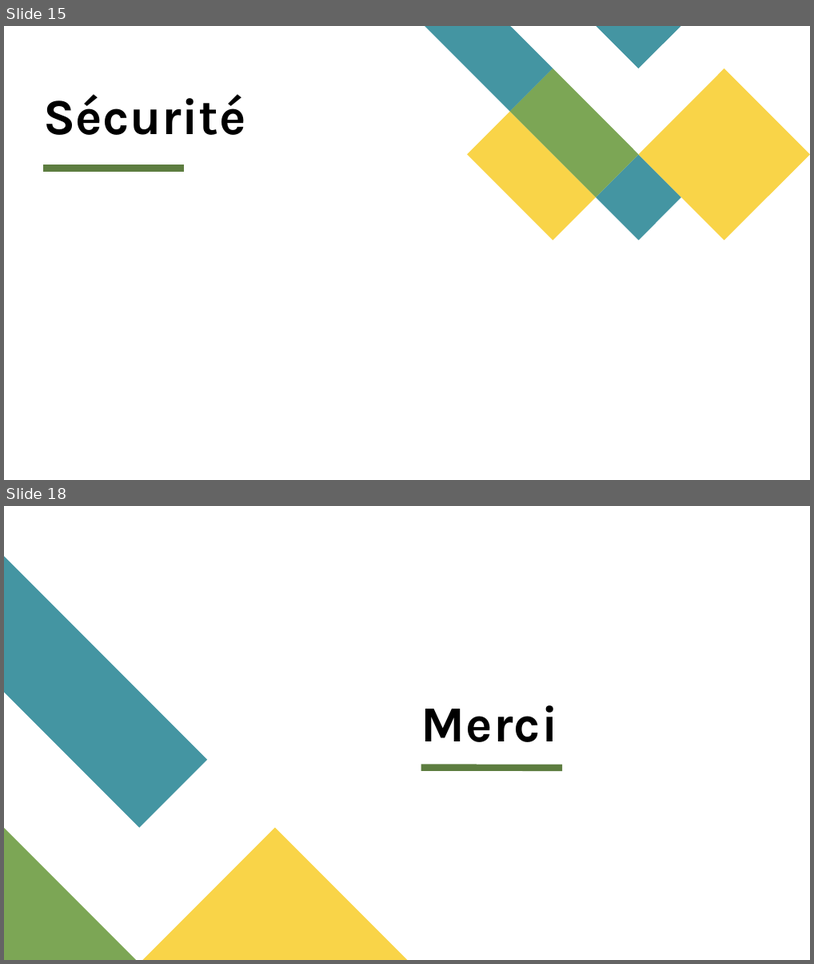
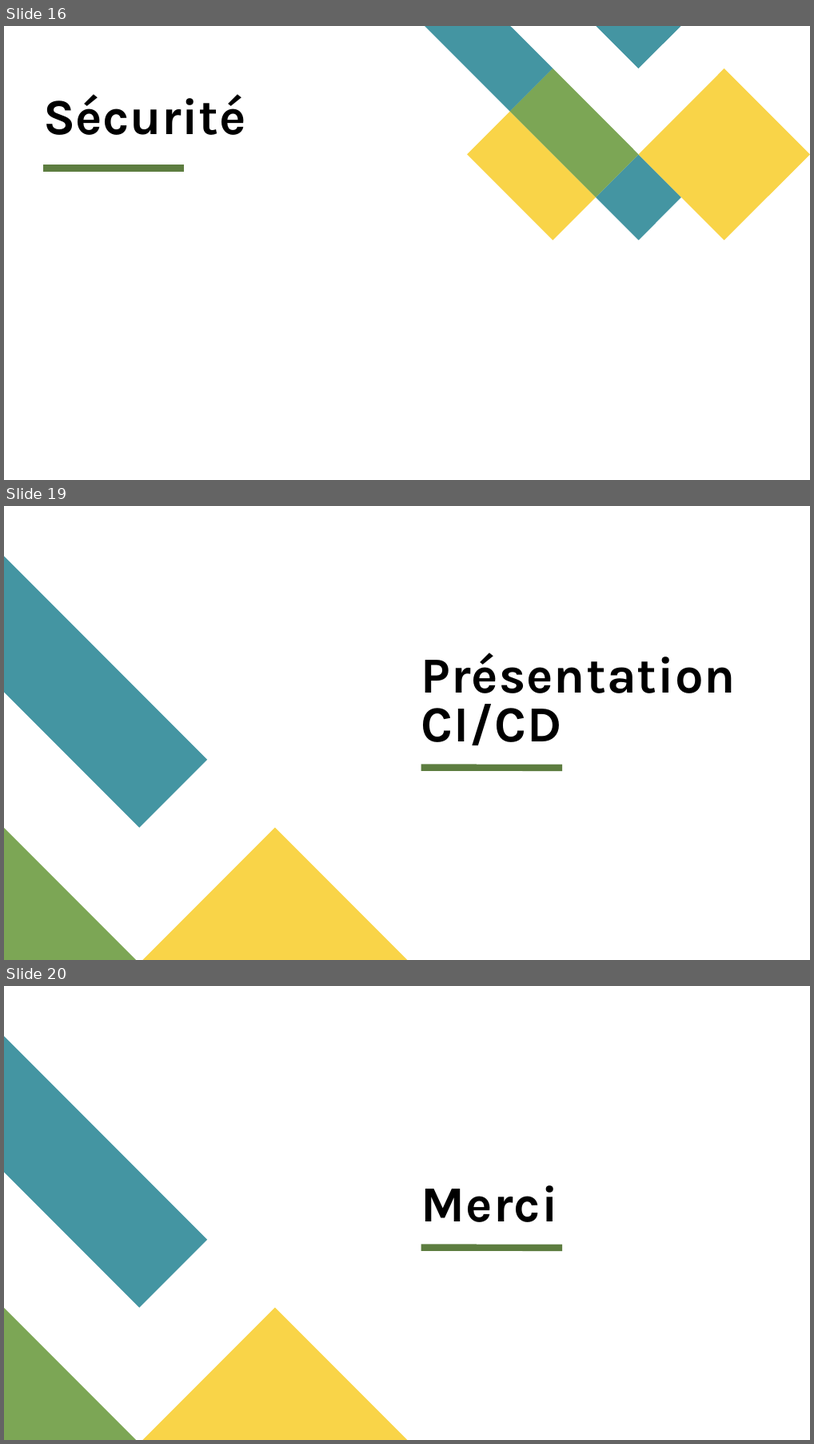
Before and after one commit to RMurier/CESI-BAC-3-CUBE-2-PERSO, a slide deck: documents/CESIZen.pptx. Shown one above the other, each under a label of ours: slides 15 and 18 before the commit, slides 16, 19 and 20 after it; the slides between them are not shown. The pictures are 814x964 and 814x1444 pixels, drawn with LibreOffice and Linux fonts; fonts in the diff are those of the drawing. Boxes give left, top, right and bottom in pixels: in the first picture for what was removed or moved away, otherwise in the second. Text is boxed around its words. In the diff, an @@ line names an element or a change of style, - is before the commit and + after.

```diff
--- a/documents/CESIZen.pptx
+++ b/documents/CESIZen.pptx
@@ slide 19 added at (4,506,810,960), background #FFFFFF; not listed: 4 template elements that a slide beside it also shows @@
@@ title added at (422,652,737,745), 60 pt, text #000000, bold @@
+Présentation CI/CD
@@ what was slide 15 is now slide 16 @@
@@ what was slide 18 is now slide 20 @@
```
Also in this commit, not shown: 5 slides changed, 1 other slide added, 4 other files.
